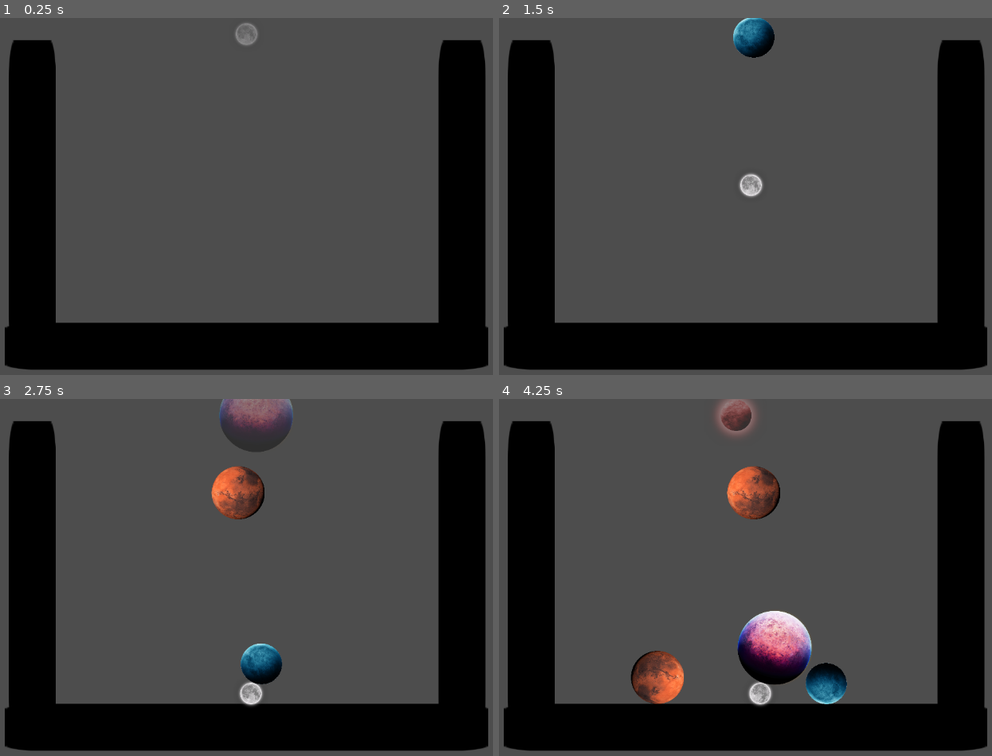
Above: before the commit, frames 1-4 (two rows, left to right).
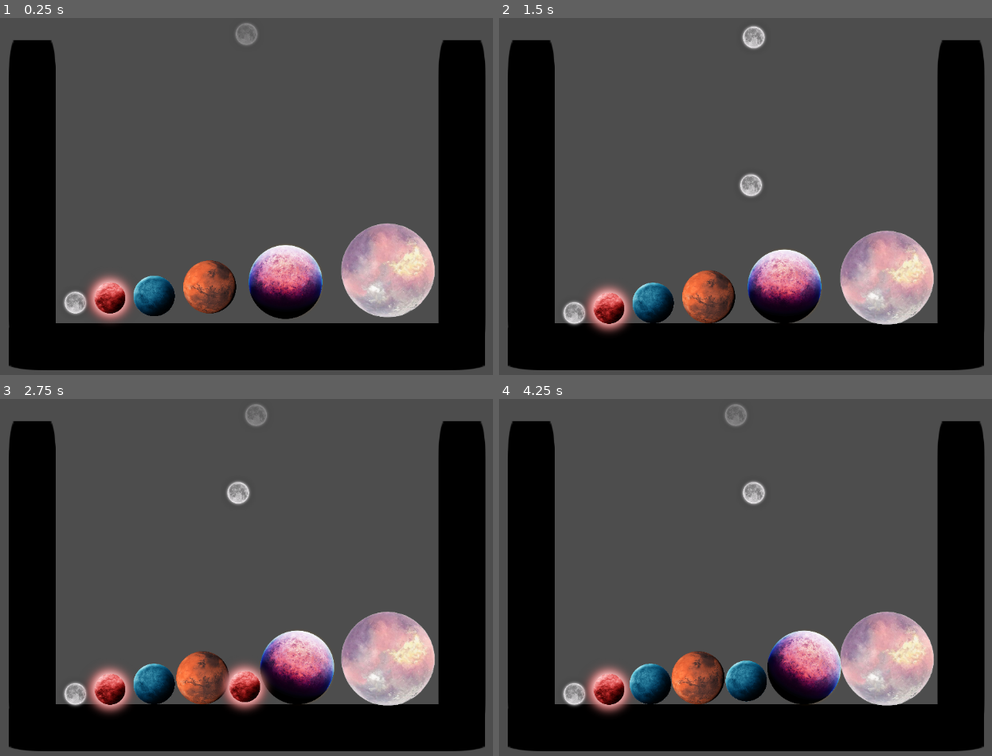
Above: after the commit, the same moments.

Repository: 6thAce/marbel-merger
Game: Godot game, scene res://main.tscn
The game is run twice, just before and just after one commit, with the same random seed, the same clock (stepped at 60 frames per second) and the same inputs. The engine's default icon, where the game draws it, is replaced by a stand-in: a white triangle on a blue panel in a dark square.
Inputs (mouse positions are in pixels of both pictures, inside the frame that each line leads up to):
- Up to frame 1 (0.25 s): no input
- Up to frame 2 (1.5 s): move the mouse to (883, 178) at 0.52 s; hold Right (ui_right) 0.53-1.28 s; tap Space (space) at 0.6, 1.35 s; click (883, 178) at 0.67 s; move the mouse to (617, 214) at 1.27 s; hold Left (ui_left) from 1.28 s (still down); click (617, 214) at 1.42 s
- Up to frame 3 (2.75 s): move the mouse to (310, 498) at 2.02 s; release Left (ui_left) at 2.03 s; hold Right (ui_right) from 2.03 s (still down); tap Space (space) at 2.1 s; click (310, 498) at 2.17 s
- Up to frame 4 (4.25 s): move the mouse to (710, 648) at 2.77 s; tap Space (space) at 2.85, 3.6 s; click (710, 648) at 2.92 s; move the mouse to (937, 631) at 3.52 s; release Right (ui_right) at 3.53 s; hold Left (ui_left) from 3.53 s (still down); click (937, 631) at 3.67 s

The runs differ from the first frame. In frame 1, 10% of the frame differs, in the area x 0-100%, y 57-99%; in frame 2, 11%; in frame 3, 14%; in frame 4, 15%, in the area x 0-100%, y 0-99%.

Commit message:
Add new planet textures and update ball spawn logic
Added new planet images and their import files. Moved old planet assets to a subfolder. Updated main.gd to use weighted random selection for ball spawning, excluding the merge-only ball. Adjusted scene files to include new ball nodes and camera settings.

Diff:
--- a/backgroung.tscn
+++ b/backgroung.tscn
@@ -9,16 +9,21 @@
 rotation = -1.5707964
 
 [node name="block2" parent="." instance=ExtResource("1_htxqa")]
-position = Vector2(373, 706)
+position = Vector2(382, 707)
 
 [node name="block3" parent="." instance=ExtResource("1_htxqa")]
 position = Vector2(1097, 346)
 rotation = -1.5707964
 
 [node name="block4" parent="." instance=ExtResource("1_htxqa")]
-position = Vector2(782, 706)
+position = Vector2(774, 707)
 
 [node name="CollisionPolygon2D" type="CollisionPolygon2D" parent="."]
 build_mode = 1
 polygon = PackedVector2Array(-1, 755, 1155, 759, 1155, -40, 1039, -40, 1040, 648, 112, 646, 112, -40, -1, -38)
 disabled = true
+
+[node name="Camera2D" type="Camera2D" parent="."]
+position = Vector2(570, 351)
+enabled = false
+zoom = Vector2(0.75, 0.75)
--- a/main.gd
+++ b/main.gd
@@ -4,8 +4,13 @@
 # Movement speed of the ball while it's in preview mode
 const BALL_SPAWN_SPEED := 200.0
 # Estimated radius (half-width) of the ball in pixels, used for boundary clamping.
-# Adjust this value if your balls are a different size.
 const BALL_RADIUS := 16.0
+
+# NEW: Defines the likelihood of spawning each ball level (0 to 4).
+# Level 5 is excluded as it is merge-only.
+# Higher number = higher chance. Total sum is 100.
+# [L0, L1, L2, L3, L4]
+const SPAWN_WEIGHTS = [60, 25, 10, 5, 0]
 
 @onready var spawner = $BallSpawner
 
@@ -16,12 +21,12 @@
 	preload("res://ball2.tscn"),
 	preload("res://ball3.tscn"),
 	preload("res://ball4.tscn"),
-	preload("res://ball5.tscn") # NEW: Added the Level 5 ball scene
+	preload("res://ball5.tscn") # Merge-only ball
 ]
 
 var preview_ball: RigidBody2D = null
 var can_move := true # Flag to control movement and input processing
-var is_game_over := false # NEW: State to track if the game has ended
+var is_game_over := false # State to track if the game has ended
 
 func _ready():
 	# Use randomize() to ensure true random ball selection on each run
@@ -33,7 +38,6 @@
 # =========================
 
 # Public function to be called by a Game Over area in the scene
-# when a ball crosses the critical boundary (e.g., the top of the screen).
 func end_game():
 	if is_game_over:
 		return
@@ -41,36 +45,45 @@
 	is_game_over = true
 	can_move = false
 
-	# Clean up the currently held preview ball
 	if preview_ball:
 		preview_ball.queue_free()
 		preview_ball = null
 
-	# TODO: Add game over UI display logic here (e.g., show a Label)
 	print("GAME OVER! Balls stopped spawning.")
 
 # =========================
-# 🧩 Create a Preview Ball
+# 🧩 Create a Preview Ball - NOW WITH WEIGHTED SELECTION
 # =========================
 func spawn_preview():
 	if is_game_over: # Don't spawn if the game is over
 		return
 
-	# 1. Select and instantiate a random ball scene, EXCLUDING the final ball scene (Level 5)
-	# ball_scenes.size() - 1 gives us the count of spawnable balls (5),
-	# ensuring the random index is 0, 1, 2, 3, or 4.
-	var BallScene = ball_scenes[randi() % (ball_scenes.size() - 1)]
+	# 1. Determine which ball level to spawn based on weights
+	var max_weight = 0
+	for weight in SPAWN_WEIGHTS:
+		max_weight += weight
+
+	var random_pick = randi() % max_weight
+	var chosen_index = 0
+	var current_weight_sum = 0
+
+	# Find the index corresponding to the random number
+	for i in range(SPAWN_WEIGHTS.size()):
+		current_weight_sum += SPAWN_WEIGHTS[i]
+		if random_pick < current_weight_sum:
+			chosen_index = i
+			break
+
+	# The chosen index (0-4) corresponds to the ball scene in the array
+	var BallScene = ball_scenes[chosen_index]
 	preview_ball = BallScene.instantiate()
 	preview_ball.position = spawner.position
 
 	# --- Preview Mode Setup (Ghost-like state) ---
-	# Disable physics processing for movement control
 	preview_ball.freeze = true
-	# Disable collision with layer 1 (assuming this is the layer for other balls/game geometry)
 	preview_ball.set_collision_layer_value(1, false)
 	preview_ball.set_collision_mask_value(1, false)
 
-	# Optional visual cue: make it semi-transparent
 	var sprite := preview_ball.get_node_or_null("Sprite2D")
 	if sprite:
 		sprite.modulate.a = 0.4
@@ -85,7 +98,6 @@
 func _process(delta):
 	# Check if the game is active before allowing movement
 	if preview_ball and can_move and not is_game_over:
-		# FIX: Use '=' instead of ':=' to avoid Godot type inference error for runtime values (as advised)
 		var move_speed = BALL_SPAWN_SPEED * delta
 
 		# Apply movement
@@ -120,7 +132,7 @@
 # 🪂 Drop the Ball (Activate Physics)
 # =========================
 func drop_ball():
-	if not preview_ball or is_game_over: # Do nothing if no ball or game is over
+	if not preview_ball or is_game_over:
 		return
 
 	# 1. Restore visual state
@@ -133,8 +145,7 @@
 	preview_ball.set_collision_layer_value(1, true)
 	preview_ball.set_collision_mask_value(1, true)
 
-	# 3. Unmark as preview (if this variable is used in the ball scene scripts)
-	# Using 'has_method' or 'in' is safer than assuming the variable exists
+	# 3. Unmark as preview
 	if "is_preview" in preview_ball:
 		preview_ball.is_preview = false
 
@@ -142,10 +153,8 @@
 	preview_ball = null
 	can_move = false
 
-	# Wait for a short duration before the next ball appears
 	await get_tree().create_timer(0.5).timeout
 
-	# Only spawn the next ball if the game hasn't ended during the wait time
 	if not is_game_over:
 		can_move = true
 		spawn_preview()
--- a/main.tscn
+++ b/main.tscn
@@ -1,7 +1,13 @@
-[gd_scene load_steps=3 format=3 uid="uid://cc6lrqdv51sht"]
+[gd_scene load_steps=9 format=3 uid="uid://cc6lrqdv51sht"]
 
 [ext_resource type="Script" uid="uid://bill4kdpkvshf" path="res://Main.gd" id="1_uu6xs"]
 [ext_resource type="PackedScene" uid="uid://bmi4l8isf2vaf" path="res://backgroung.tscn" id="2_r0du0"]
+[ext_resource type="PackedScene" uid="uid://dn0bkncduyfsg" path="res://ball0.tscn" id="3_trn2v"]
+[ext_resource type="PackedScene" uid="uid://dem7sn5vpcpx0" path="res://ball1.tscn" id="4_03owx"]
+[ext_resource type="PackedScene" uid="uid://dlypir5dynwuy" path="res://ball2.tscn" id="5_wkp8b"]
+[ext_resource type="PackedScene" uid="uid://dmh855alp8erh" path="res://ball3.tscn" id="6_20pc6"]
+[ext_resource type="PackedScene" uid="uid://da3f7w6w23chk" path="res://ball4.tscn" id="7_5vvyt"]
+[ext_resource type="PackedScene" uid="uid://b6gpitykrcbhg" path="res://ball5.tscn" id="8_c6i3y"]
 
 [node name="Main" type="Node2D"]
 position = Vector2(-32, -28)
@@ -22,3 +28,21 @@
 [node name="Camera2D" type="Camera2D" parent="."]
 position = Vector2(602, 319)
 zoom = Vector2(0.75, 0.75)
+
+[node name="ball0" parent="." instance=ExtResource("3_trn2v")]
+position = Vector2(191, 546)
+
+[node name="ball1" parent="." instance=ExtResource("4_03owx")]
+position = Vector2(274, 534)
+
+[node name="ball2" parent="." instance=ExtResource("5_wkp8b")]
+position = Vector2(381, 530)
+
+[node name="ball3" parent="." instance=ExtResource("6_20pc6")]
+position = Vector2(515, 508)
+
+[node name="ball4" parent="." instance=ExtResource("7_5vvyt")]
+position = Vector2(698, 496)
+
+[node name="ball5" parent="." instance=ExtResource("8_c6i3y")]
+position = Vector2(943, 470)
Binary file added: Planet/earth.png
Not shown, changed: Planet/earth.png.import
Binary file added: Planet/jupiter.png
Not shown, changed: Planet/jupiter.png.import
Binary file added: Planet/mars.png
Not shown, added: Planet/mars.png.import
Binary file added: Planet/metroid.png
Not shown, added: Planet/metroid.png.import
Binary file added: Planet/moon.png
Not shown, added: Planet/moon.png.import
Renamed: Planet/pngwing.com (1).png -> Planet/old planets/pngwing.com (1).png
Not shown, added: Planet/old planets/pngwing.com (1).png.import
(and 16 more such lines)
